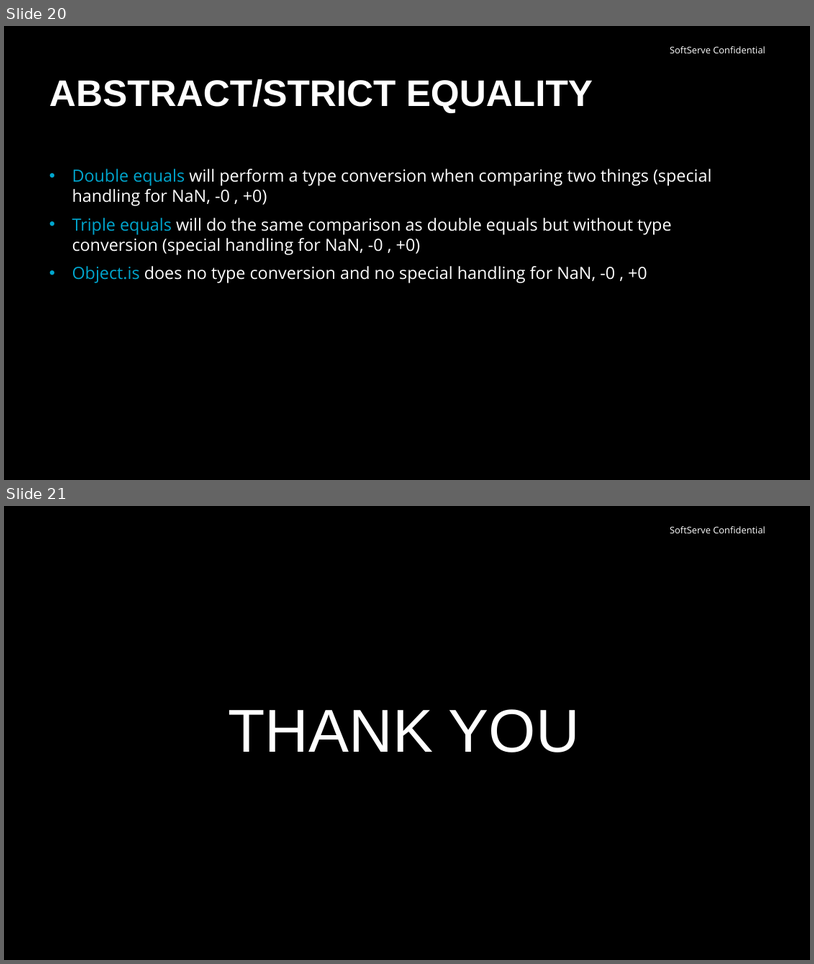
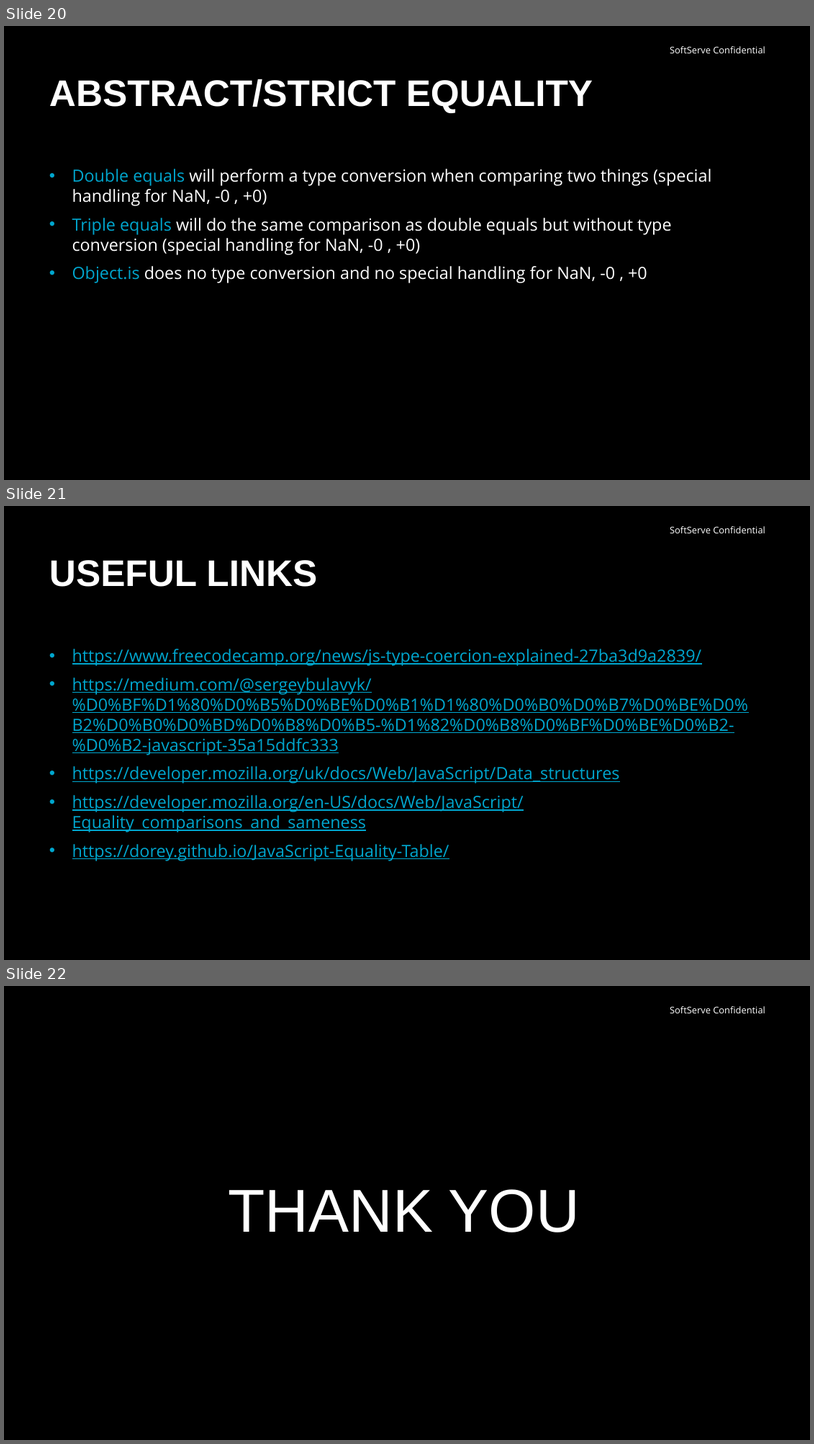
Before and after one commit to oskovbasiuk/presentations, a slide deck: Types, coercion, comparisons/Types, coercion, equality.pptx. Shown one above the other, each under a label of ours: slides 20 and 21 before the commit, slides 20, 21 and 22 after it. The pictures are 814x964 and 814x1444 pixels, drawn with LibreOffice and Linux fonts; fonts in the diff are those of the drawing; background and template pictures are left out. Boxes give left, top, right and bottom in pixels: in the first picture for what was removed or moved away, otherwise in the second. Text is boxed around its words. In the diff, an @@ line names an element or a change of style, - is before the commit and + after.

```diff
--- a/Types, coercion, comparisons/Types, coercion, equality.pptx
+++ b/Types, coercion, comparisons/Types, coercion, equality.pptx
@@ slide 21 added at (x1=4, y1=506, x2=810, y2=960), background #000000; not listed: 1 template element that a slide beside it also shows @@
@@ title added at (x1=49, y1=560, x2=317, y2=587), 44 pt, text #FFFFFF, bold @@
+USEFUL LINKS
@@ text added at (x1=72, y1=649, x2=748, y2=861), 20 pt, text #00A6CE, underline @@
+• https://www.freecodecamp.org/news/js-type-coercion-explained-27ba3d9a2839/
+• https://medium.com/@sergeybulavyk/%D0%BF%D1%80%D0%B5%D0%BE%D0%B1%D1%80%D0%B0%D0%B7%D0%BE%D0%B2%D0%B0%D0%BD%D0%B8%D0%B5-%D1%82%D0%B8%D0%BF%D0%BE%D0%B2-%D0%B2-javascript-35a15ddfc333
+• https://developer.mozilla.org/uk/docs/Web/JavaScript/Data_structures
+• https://developer.mozilla.org/en-US/docs/Web/JavaScript/Equality_comparisons_and_sameness
+• https://dorey.github.io/JavaScript-Equality-Table/
@@ what was slide 21 is now slide 22 @@
```
Also in this commit, not shown: 1 slide changed.
